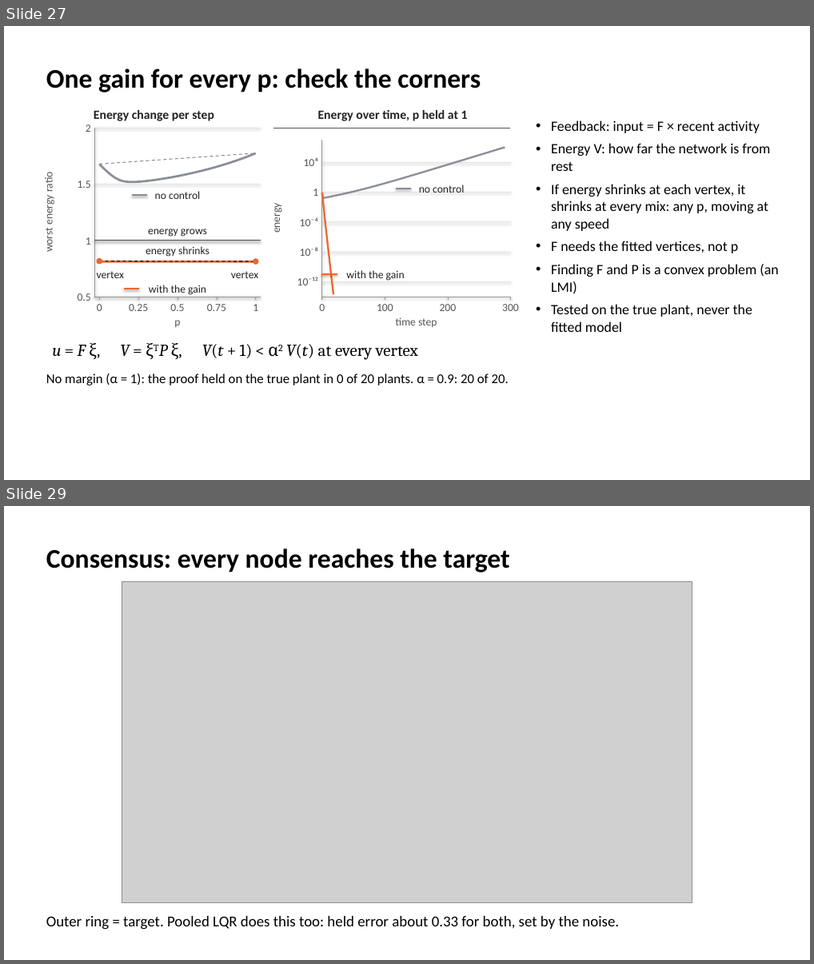
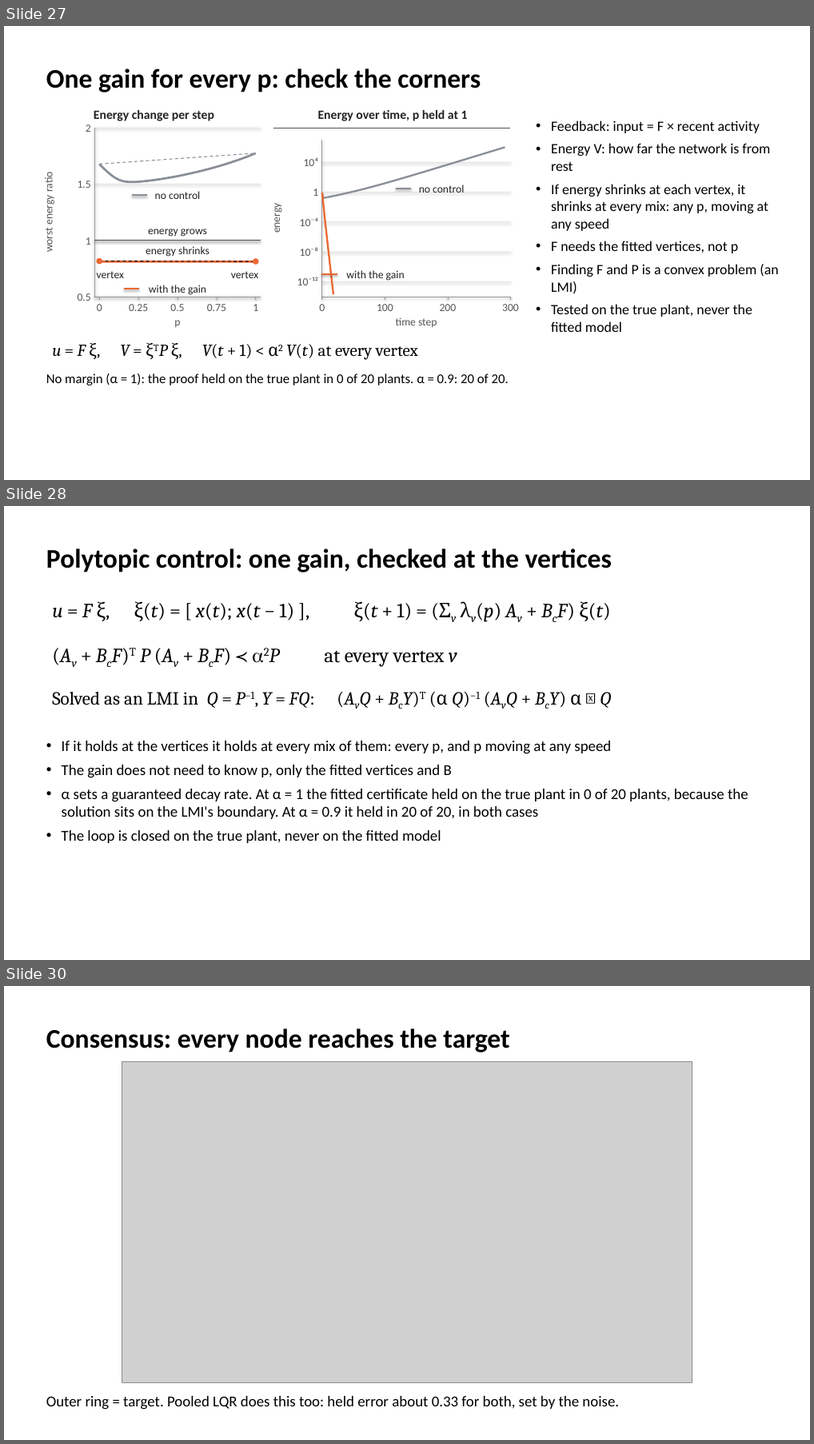
Before and after one commit to smartadi/tpgdar, a slide deck: GDAR-TP_MPC_and_TP-GDAR.pptx. Shown one above the other, each under a label of ours: slides 27 and 29 before the commit, slides 27, 28 and 30 after it; the slides between them are not shown. The pictures are 814x964 and 814x1444 pixels, drawn with LibreOffice and Linux fonts; fonts in the diff are those of the drawing; grey boxes stand for pictures. Boxes give left, top, right and bottom in pixels: in the first picture for what was removed or moved away, otherwise in the second. Text is boxed around its words. In the diff, an @@ line names an element or a change of style, - is before the commit and + after.

```diff
--- a/GDAR-TP_MPC_and_TP-GDAR.pptx
+++ b/GDAR-TP_MPC_and_TP-GDAR.pptx
@@ slide 28 added at <box>4,506,810,960</box>, background #FFFFFF @@
@@ title added at <box>46,548,612,572</box>, 32 pt, text #000000, bold @@
+Polytopic control: one gain, checked at the vertices
@@ text added at <box>52,601,611,622</box>, 24 pt, text #000000 @@
+u = F ξ, ξ(t) = [ x(t); x(t − 1) ], ξ(t + 1) = (Σv λv(p) Av + BcF) ξ(t)
@@ text added at <box>130,648,458,667</box>, 24 pt, text #000000 @@
+(Av + BcF)T P (Av + BcF) ≺ α2P at every vertex v
@@ text added at <box>52,692,611,708</box>, 22 pt, text #000000 @@
+Solved as an LMI in Q = P−1, Y = FQ: (AvQ + BcY)T (α Q)−1 (AvQ + BcY) ≺ α Q
@@ text added at <box>62,740,749,843</box>, 18 pt, text #000000 @@
+• If it holds at the vertices it holds at every mix of them: every p, and p moving at any speed
+• The gain does not need to know p, only the fitted vertices and B
+• α sets a guaranteed decay rate. At α = 1 the fitted certificate held on the true plant in 0 of 20 plants, because the solution sits on the LMI's boundary. At α = 0.9 it held in 20 of 20, in both cases
+• The loop is closed on the true plant, never on the fitted model
@@ what was slide 29 is now slide 30 @@
```
Also in this commit, not shown: 1 other slide added, 3 other files.
